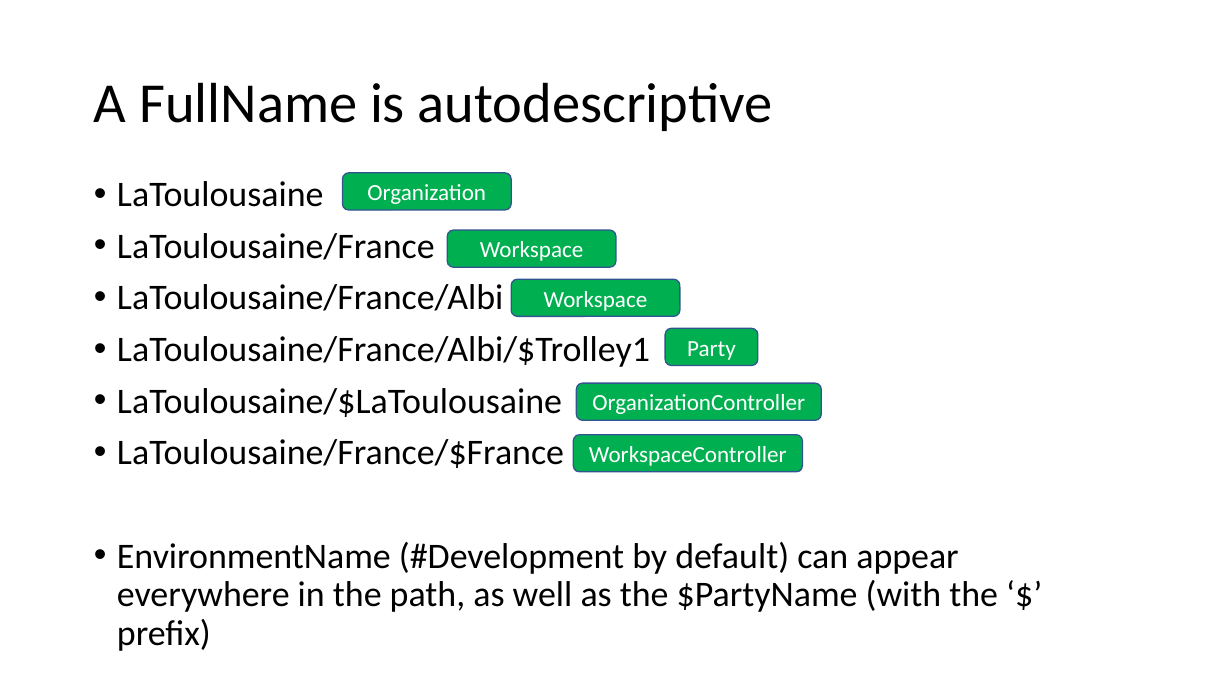
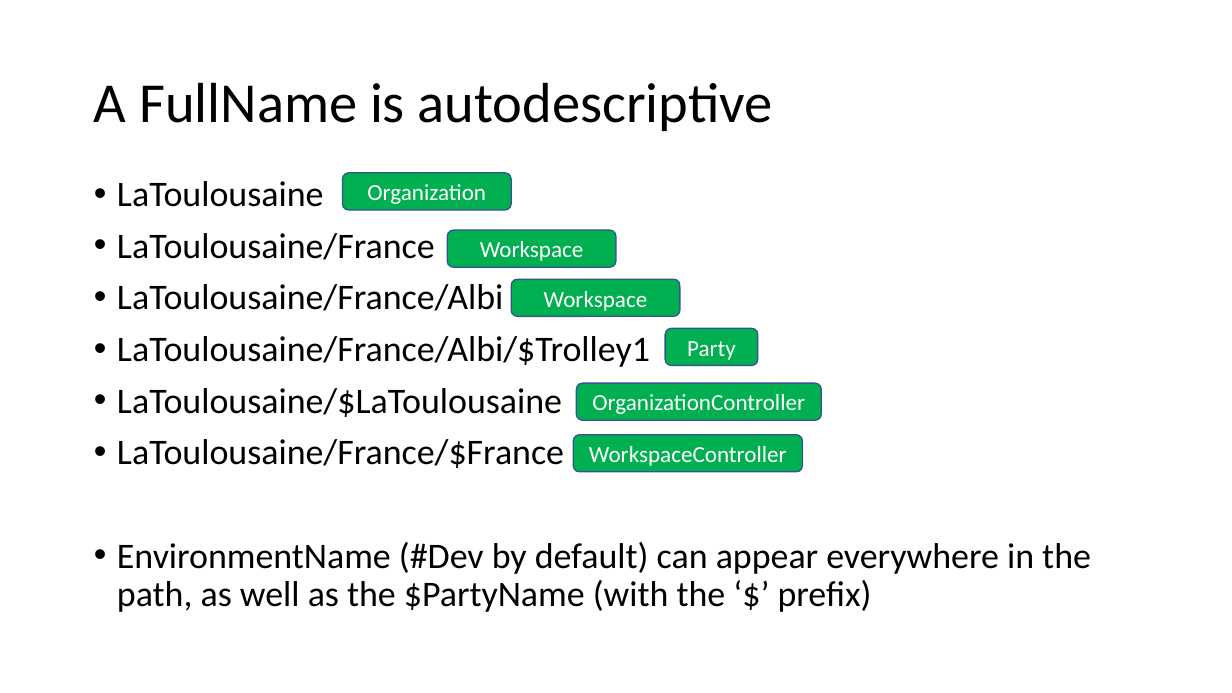
Before and after one commit to signature-opensource/CK-AppIdentity, a slide deck: slide 5 of Doc/CK-AppIdentity.pptx. Drawn at 1232x693 pixels with LibreOffice and Linux fonts; fonts in the diff are those of the drawing. Boxes give left, top, right and bottom in pixels: in the first picture for what was removed or moved away, otherwise in the second. Text is boxed around its words. In the diff, an @@ line names an element or a change of style, - is before the commit and + after.

```diff
--- a/Doc/CK-AppIdentity.pptx
+++ b/Doc/CK-AppIdentity.pptx
@@ text at (x1=117, y1=542, x2=1091, y2=612): text changed @@
-• EnvironmentName (#Development by default) can appear everywhere in the path, as well as the $PartyName (with the ‘$’ prefix)
+• EnvironmentName (#Dev by default) can appear everywhere in the path, as well as the $PartyName (with the ‘$’ prefix)
```
Also in this commit, not shown: 3 other slides changed, 13 other files.
